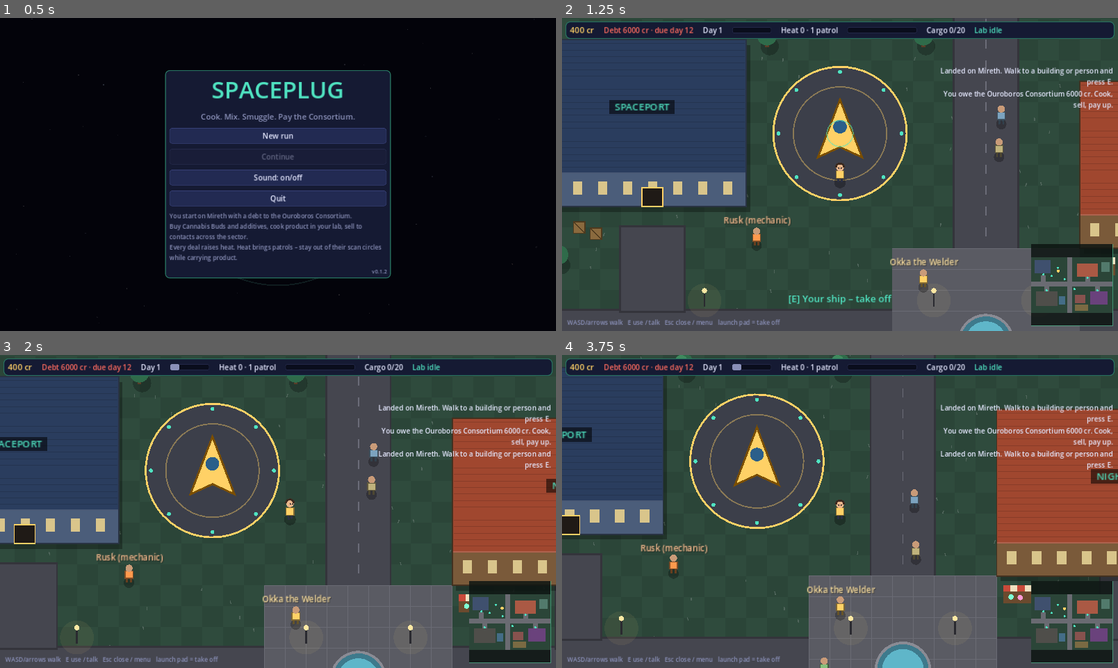
Above: before the commit, frames 1-4 (two rows, left to right).
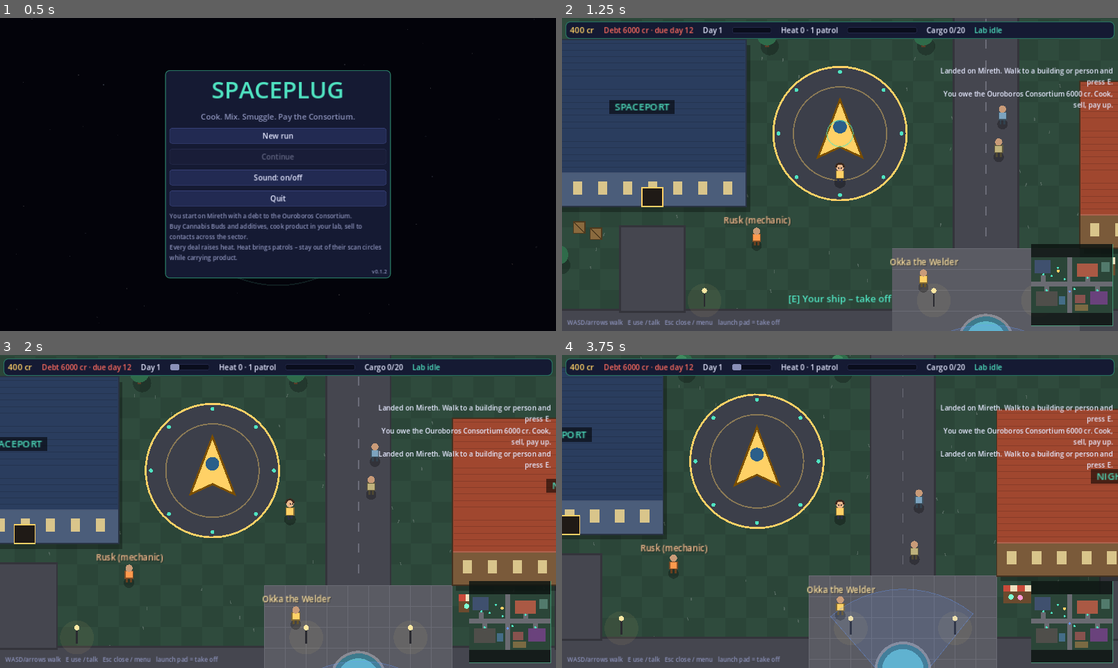
Above: after the commit, the same moments.

Repository: EyaLinus/Spaceplug2D
Game: Godot game, scene res://scenes/main.tscn
Two runs of this game, one before a commit and one after it. Both use one fixed random seed, a clock stepped at 60 frames per second and the inputs below.
Inputs:
- Up to frame 1 (0.5 s): no input
- Up to frame 2 (1.25 s): click "New run" at 0.5 s
- Up to frame 3 (2 s): tap E (interact) at 1.25 s; hold D (move_right) from 1.28 s (still down); hold E (interact) from 1.28 s (still down)
- Up to frame 4 (3.75 s): release D (move_right) at 2.03 s; release E (interact) at 2.03 s; hold S (move_down) 2.03-2.78 s; tap P at 2.1 s; tap E (interact) at 2.75 s; hold D (move_right) 2.78-3.5 s; tap Enter at 2.85 s; click "Resume" at 3.5 s

Frame 1 is identical in both runs. In frame 2, less than 0.1% of the frame differs, in the area x 70-92%, y 28-100%; in frame 3, less than 0.1%; in frame 4, 0.3%, in the area x 46-92%, y 42-100%.

Commit message:
feat(planet): police on foot with vision cones, frisk and chase
Co-Authored-By: Claude Opus 5.5 <noreply@anthropic.com>
Claude-Session: https://claude.ai/code/session_018X6QsQY7ik2KqGCSJQF41L

Diff:
--- a/data/content.json
+++ b/data/content.json
@@ -126,5 +126,17 @@
     "speed": 300,
     "chase_speed": 470,
     "wander_radius": 2200
+  },
+  "police": {
+    "base": 1,
+    "per_heat": 20,
+    "max": 4,
+    "vision": 170,
+    "cone_degrees": 80,
+    "frisk_seconds": 1.6,
+    "speed": 55,
+    "chase_speed": 150,
+    "chase_heat": 40,
+    "give_up_range": 320
   }
 }
--- a/data/surfaces.json
+++ b/data/surfaces.json
@@ -40,6 +40,7 @@
       {"id": "sen", "name": "Sen Varo", "pos": [26.5, 19.5], "action": "deal", "contact": "sen", "color": "#ff5fd2"}
     ],
     "walkers": 6,
+    "security": 1.0,
     "props": [
       ["tree", 1, 13], ["tree", 3, 12.5], ["tree", 13, 2], ["tree", 20.5, 2], ["tree", 47, 12], ["tree", 45, 11],
       ["tree", 2, 31], ["tree", 18, 21], ["tree", 48, 31], ["tree", 33, 21], ["tree", 21, 31], ["tree", 42, 32],
@@ -70,6 +71,7 @@
       {"id": "dax", "name": "Foreman Dax", "pos": [20.5, 16.2], "action": "deal", "contact": "dax", "color": "#ffb347"}
     ],
     "walkers": 4,
+    "security": 0.5,
     "props": [["rock", 2, 2], ["rock", 13, 3], ["rock", 14.5, 8], ["rock", 34, 2], ["rock", 1, 24], ["rock", 14, 24], [ …(233 unchanged characters)…
   },
   "bazaar": {
@@ -95,6 +97,7 @@
       {"id": "grub", "name": "Old Grub", "pos": [16, 15.5], "action": "deal", "contact": "grub", "color": "#8fd18f"}
     ],
     "walkers": 7,
+    "security": 0.0,
     "props": [["vent", 2, 2], ["vent", 14, 2], ["vent", 34, 12], ["vent", 2, 22], ["crate", 20.6, 3], ["crate", 21.3, 3 …(197 unchanged characters)…
   }
 }
--- a/scripts/core/game.gd
+++ b/scripts/core/game.gd
@@ -96,6 +96,13 @@
 func patrol_count() -> int:
 	var h: Dictionary = data.heat
 	return mini(int(h.patrol_base) + int(heat / float(h.patrol_per_heat)), int(h.patrol_max))
+
+
+## Reach Authority officers walking a planet surface. security: the surface's police factor (0 = lawless).
+func police_on_foot(security: float) -> int:
+	var p: Dictionary = data.police
+	var n := int(floor((float(p.base) + heat / float(p.per_heat)) * security))
+	return clampi(n, 0, int(p.max))
 
 
 func has_contraband() -> bool:
--- /dev/null
+++ b/scripts/planet/officer.gd
@@ -0,0 +1,54 @@
+extends "res://scripts/planet/npc.gd"
+## Reach Authority officer on a planet surface: walks the roads like a civilian, looks where it walks
+## (vision cone) and chases the player when the surface tells it to. The surface decides what seeing means.
+
+var facing := Vector2.DOWN
+var vision := 170.0
+var cone := deg_to_rad(80.0)
+var chasing := false
+var alert := 0.0  ## 0..1, drawn as the cone colour (suspicion of the surface)
+var _last := Vector2.ZERO
+
+
+func _ready() -> void:
+	color = Color("#3a6fd0")
+	_last = position
+
+
+func _process(delta: float) -> void:
+	super._process(delta)
+	var moved := position - _last
+	if moved.length() > 0.05:
+		facing = facing.lerp(moved.normalized(), clampf(10.0 * delta, 0.0, 1.0)).normalized()
+	_last = position
+
+
+## True if `target` is inside the cone in front of `from` and no blocker rect is in between.
+static func sees(from: Vector2, look: Vector2, target: Vector2, reach: float, cone_rad: float, blockers: Array) -> bool:
+	var to := target - from
+	if to.length() > reach:
+		return false
+	if to.length() > 1.0 and absf(look.angle_to(to)) > cone_rad / 2.0:
+		return false
+	for i in range(1, 8):
+		var p := from + to * (i / 8.0)
+		for r in blockers:
+			if r.has_point(p):
+				return false
+	return true
+
+
+func _draw() -> void:
+	var c := Color(0.4, 0.6, 1.0).lerp(Color(1.0, 0.3, 0.25), alert)
+	var pts := PackedVector2Array([Vector2.ZERO])
+	for i in 13:
+		pts.append(facing.rotated(-cone / 2.0 + cone * i / 12.0) * vision)
+	draw_colored_polygon(pts, Color(c, 0.12 + 0.18 * alert))
+	draw_polyline(pts + PackedVector2Array([Vector2.ZERO]), Color(c, 0.35), 1.0)
+	super._draw()
+	# cap and badge
+	draw_rect(Rect2(-6, -18, 12, 4), Color("#1a2a55"))
+	draw_circle(Vector2(0, -2), 2.0, Color("#ffd166"))
+	if chasing:
+		var font := ThemeDB.fallback_font
+		draw_string(font, Vector2(-4, -24), "!", HORIZONTAL_ALIGNMENT_LEFT, -1, 20, Color("#ff6b5f"))
--- a/scripts/planet/surface.gd
+++ b/scripts/planet/surface.gd
@@ -7,6 +7,7 @@
 
 const WalkerScript = preload("res://scripts/planet/walker.gd")
 const NpcScript = preload("res://scripts/planet/npc.gd")
+const OfficerScript = preload("res://scripts/planet/officer.gd")
 
 const INPUT := {
 	"move_up": [KEY_W, KEY_UP],
@@ -26,6 +27,9 @@
 var focus: Dictionary = {}  ## interactable in reach, {} if none
 var npcs: Dictionary = {}  ## npc id -> node
 var walkers: Array = []
+var officers: Array = []
+var suspicion := 0.0  ## 0..1 while an officer watches you carry product; 1 = busted
+var _blockers: Array = []  ## building rects, block movement and sight
 var _overlay: Node2D  ## redrawn every frame (focus ring); the ground below is drawn once
 var _rng := RandomNumberGenerator.new()
 
@@ -104,6 +108,7 @@
 	var solid: Array = []
 	for b in cfg.buildings:
 		solid.append(_rect(b.rect))
+		_blockers.append(_rect(b.rect))
 	var t := tile
 	solid.append(Rect2(-t, -t, map_size.x + 2 * t, t))
 	solid.append(Rect2(-t, map_size.y, map_size.x + 2 * t, t))
@@ -163,8 +168,9 @@
 
 # ---------------------------------------------------------------- per frame
 
-func _physics_process(_delta: float) -> void:
+func _physics_process(delta: float) -> void:
 	focus = {}
+	_update_police(delta)
 	if player.frozen:
 		_overlay.queue_redraw()
 		return
@@ -175,6 +181,65 @@
 			best = d
 			focus = it
 	_overlay.queue_redraw()
+
+
+## Keeps the number of officers in line with heat, lets them watch the player and busts on a full frisk.
+## Only runs while the player can move: panels (shops, deals) are indoors and safe.
+func _update_police(delta: float) -> void:
+	var g = GameState.game
+	if g == null or GameState.paused:
+		return
+	var pc: Dictionary = GameState.data.police
+	var want: int = g.police_on_foot(float(cfg.get("security", 1.0)))
+	while officers.size() < want:
+		var o := OfficerScript.new()
+		o.vision = float(pc.vision)
+		o.cone = deg_to_rad(float(pc.cone_degrees))
+		o.speed = float(pc.speed)
+		o.position = _random_road_point()
+		o.pick_next = _walker_path
+		add_child(o)
+		officers.append(o)
+	while officers.size() > want:
+		officers.pop_back().queue_free()
+	if player.frozen:
+		return
+	var watched := false
+	var carrying: bool = g.has_contraband()
+	for o in officers:
+		var seen: bool = OfficerScript.sees(o.position, o.facing, player.position, o.vision, o.cone, _blockers)
+		if seen and carrying:
+			watched = true
+		if o.chasing:
+			if not carrying or o.position.distance_to(player.position) > float(pc.give_up_range):
+				o.chasing = false
+				o.speed = float(pc.speed)
+				o.path = []
+			else:
+				o.path = [player.position]
+				o.facing = (player.position - o.position).normalized()
+		elif seen and carrying and g.heat >= float(pc.chase_heat):
+			o.chasing = true
+			o.speed = float(pc.chase_speed)
+			EventBus.toast.emit("An officer spotted you. Lose them!", false)
+	var old := suspicion
+	if watched:
+		suspicion += delta / float(pc.frisk_seconds)
+		if int(old * 4.0) != int(suspicion * 4.0):
+			AudioManager.play("alarm")
+	else:
+		suspicion = maxf(0.0, suspicion - delta * 0.5)
+	if suspicion >= 1.0:
+		suspicion = 0.0
+		GameState.act(g.bust())
+		for o in officers:
+			o.chasing = false
+			o.speed = float(pc.speed)
+			o.path = []
+	for o in officers:
+		o.alert = suspicion
+	if old != suspicion:
+		EventBus.scan_progress.emit(suspicion)
 
 
 ## Text for the HUD prompt, "" when nothing is in reach.
--- a/scripts/ui/hud.gd
+++ b/scripts/ui/hud.gd
@@ -19,6 +19,7 @@
 var _prompt: Label
 var _scan_box: VBoxContainer
 var _scan_bar: ProgressBar
+var _scan_label: Label
 var _toasts: VBoxContainer
 var _minimap: Control
 var _nav: Control  ## edge arrows pointing at off-screen locations
@@ -63,7 +64,8 @@
 	_scan_box.offset_top = 80
 	_scan_box.offset_left = -170
 	_scan_box.offset_right = 170
-	_scan_box.add_child(UI.label("! AUTHORITY SCAN – GET OUT OF RANGE !", 18, UI.WARN))
+	_scan_label = UI.label("! AUTHORITY SCAN – GET OUT OF RANGE !", 18, UI.WARN)
+	_scan_box.add_child(_scan_label)
 	_scan_bar = UI.bar(UI.WARN)
 	_scan_bar.max_value = 1.0
 	_scan_bar.custom_minimum_size = Vector2(340, 18)
@@ -135,6 +137,7 @@
 	else:
 		var job: Dictionary = g.lab_queue[0]
 		_lab.text = "Lab %d%% (%d queued)" % [int((1.0 - job.remaining / job.total) * 100.0), g.lab_queue.size()]
+	_scan_label.text = "! OFFICER FRISKING YOU – GET OUT OF SIGHT !" if surface != null else "! AUTHORITY SCAN – GET OUT OF RANGE !"
 	_flight_help.visible = surface == null
 	_foot_help.visible = surface != null
 	if surface != null:
@@ -236,5 +239,7 @@
 		_minimap.draw_rect(Rect2(off + Vector2(r[0], r[1]) * t, Vector2(r[2], r[3]) * t), Color(b.get("roof", "#444444")).lightened(0.1))
 	for it in surface.interactables:
 		_minimap.draw_circle(off + it.pos * scale, 2.5, UI.ACCENT)
+	for o in surface.officers:
+		_minimap.draw_circle(off + o.position * scale, 2.5, Color(0.4, 0.6, 1.0))
 	_minimap.draw_circle(off + surface.player.position * scale, 3.5, UI.GOLD)
 	_minimap.draw_rect(Rect2(Vector2.ZERO, size), Color(0.3, 0.8, 0.6, 0.6), false, 1.5)
--- a/tests/run_tests.gd
+++ b/tests/run_tests.gd
@@ -16,6 +16,7 @@
 	for t in [
 		"test_data_references",
 		"test_surface_layouts",
+		"test_police_on_foot",
 		"test_mixing_rules",
 		"test_buy_and_cargo_limit",
 		"test_lab_batch",
@@ -114,9 +115,28 @@
 		check(not ld.get("fence", false) or "fence" in reachable, "%s fence reachable" % loc)
 		check(ld.get("fence", false) or not "fence" in reachable, "%s has no fence door without a fence" % loc)
 		check(s.has("pad"), "%s has a launch pad" % loc)
+		check(s.has("security"), "%s sets its police security" % loc)
 		for c in data.contacts:
 			if c.location == loc:
 				check(s.npcs.any(func(n): return n.get("contact", "") == c.id), "%s contact %s stands on the surface" % [loc, c.id])
+
+
+func test_police_on_foot() -> void:
+	var g := new_game()
+	check(g.police_on_foot(1.0) == 1, "one officer on a lawful planet at zero heat")
+	check(g.police_on_foot(0.0) == 0, "no police on a lawless deck")
+	check(g.police_on_foot(0.5) == 0, "half security: nobody at zero heat")
+	g.heat = 40.0
+	check(g.police_on_foot(1.0) == 3, "more officers with heat")
+	check(g.police_on_foot(0.5) == 1, "half security scales")
+	g.heat = 100.0
+	check(g.police_on_foot(1.0) == int(data.police.max), "capped at max")
+	var Officer = load("res://scripts/planet/officer.gd")
+	var cone := deg_to_rad(80.0)
+	check(Officer.sees(Vector2.ZERO, Vector2.RIGHT, Vector2(100, 10), 170.0, cone, []), "sees in front")
+	check(not Officer.sees(Vector2.ZERO, Vector2.RIGHT, Vector2(-100, 0), 170.0, cone, []), "blind behind")
+	check(not Officer.sees(Vector2.ZERO, Vector2.RIGHT, Vector2(300, 0), 170.0, cone, []), "out of range")
+	check(not Officer.sees(Vector2.ZERO, Vector2.RIGHT, Vector2(150, 0), 170.0, cone, [Rect2(60, -20, 20, 40)]), "walls block sight")
 
 
 func test_mixing_rules() -> void:
--- a/tools/ui_smoke.gd
+++ b/tools/ui_smoke.gd
@@ -75,6 +75,24 @@
 		await frames(1)
 		_assert(not m.station.visible, "panel closes")
 	step("doors and people")
+
+	# police on foot: an officer looking at you while you carry product frisks and busts you
+	_assert(sf.officers.size() == g.police_on_foot(1.0) and sf.officers.size() > 0, "officers on Mireth")
+	var cop = sf.officers[0]
+	cop.pick_next = Callable()
+	cop.path = []
+	cop.position = sf.player.position + Vector2(70, 0)
+	cop.facing = Vector2.LEFT
+	g.cargo["weed:glow"] = 2
+	var busts_before: int = g.stats.busts
+	for i in 240:
+		cop.position = sf.player.position + Vector2(70, 0)
+		await physics_frame
+		if g.stats.busts > busts_before:
+			break
+	_assert(g.stats.busts > busts_before and not g.has_contraband(), "officer frisk busts the player on foot")
+	cop.pick_next = sf._walker_path
+	step("police on foot")
 
 	gs.act(g.buy("cannabis", 5))
 	gs.act(g.buy("nanoflux", 5))
Not shown, changed: PROGRESS.md
Not shown, changed: ROADMAP.md
Not shown, added: changelog.d/police-on-foot.md
